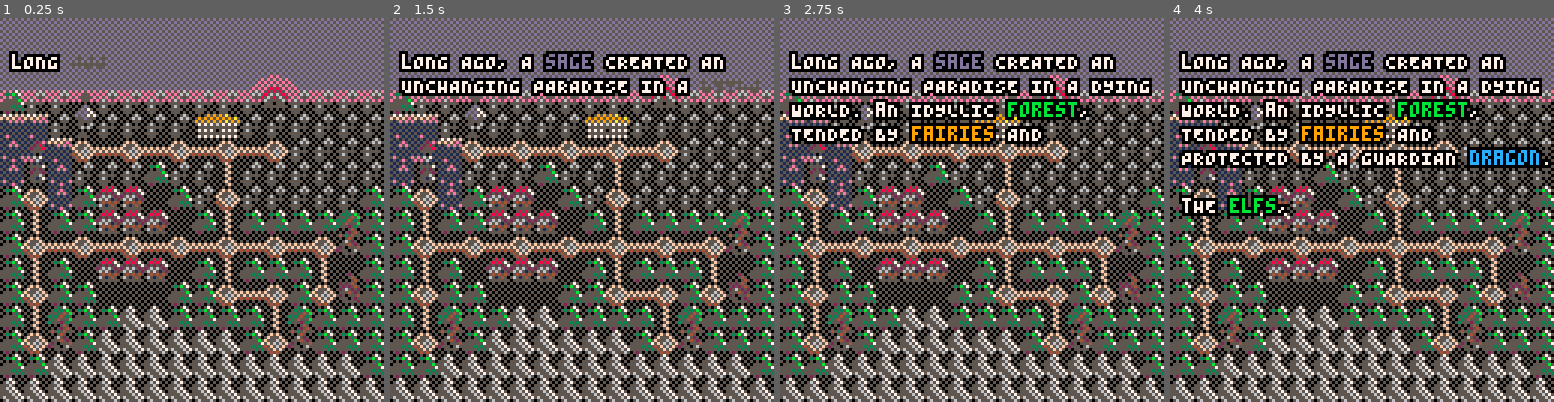
Above: before the commit, frames 1-4 (left to right).
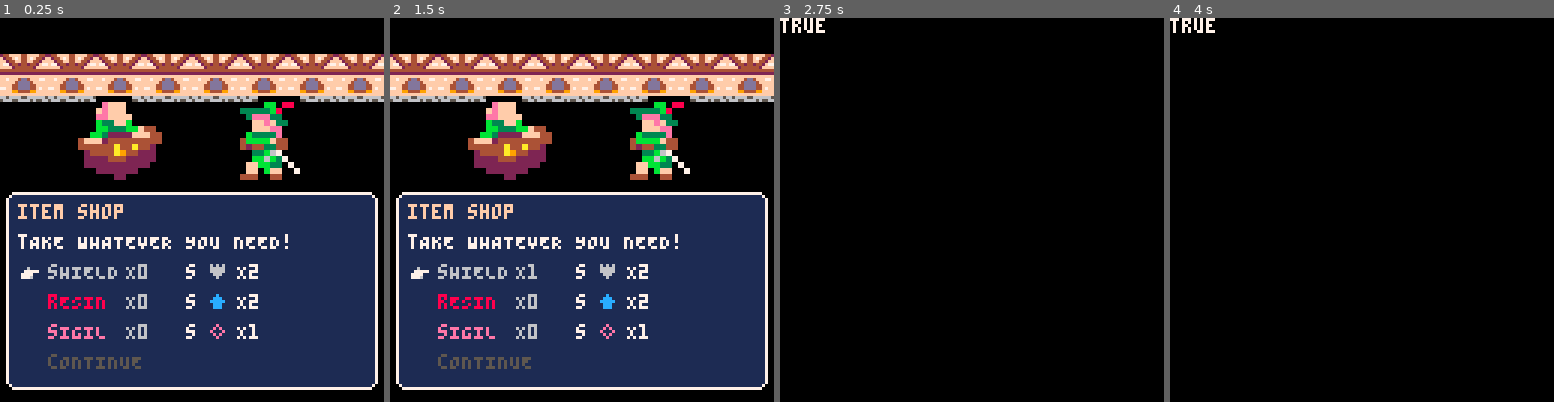
Above: after the commit, the same moments.

Repository: AddisonMink/pico8-prg
Game: PICO-8 cartridge main.p8
Two runs of this game, one before a commit and one after it. Both use one fixed random seed, a clock stepped at 60 frames per second and the inputs below.
Inputs:
- Up to frame 1 (0.25 s): no input
- Up to frame 2 (1.5 s): tap X (X key) at 0.33, 1.07 s; tap O (Z key) at 0.7 s
- Up to frame 3 (2.75 s): hold Right 1.6-2.1 s; tap O (Z key) at 1.7, 2.1, 2.5 s; tap X (X key) at 1.85 s; hold Up 2.15-2.42 s; hold Right from 2.47 s (still down)
- Up to frame 4 (4 s): tap O (Z key) at 2.9, 3.3, 3.7 s; tap X (X key) at 2.97 s; release Right at 3.03 s; hold Left 3.08-3.58 s; hold Down 3.63-3.97 s

The runs differ from the first frame. In frame 1, 94% of the frame differs, in the area x 0-100%, y 0-100%; in frame 2, 94%; in frame 3, 76%; in frame 4, 73%.

Commit message:
add item descriptions to item shop.

Diff:
--- a/item.lua
+++ b/item.lua
@@ -1,6 +1,7 @@
 item_shield = {
   id = 1,
   name = "<c6>Shield",
+  desc = "S <i161>x2",
   compile_effects = function(player, enemy)
     return { { status = "armor", target = player, dur = 2 } }
   end
@@ -9,6 +10,7 @@
 item_resin = {
   id = 2,
   name = "<c8>Resin",
+  desc = "S <i160>x2",
   compile_effects = function(player, enemy)
     return { { status = "strength", target = player, dur = 2 } }
   end
@@ -17,6 +19,7 @@
 item_talisman = {
   id = 3,
   name = "<c14>Sigil",
+  desc = "S <i177>x1",
   compile_effects = function(player, enemy)
     return {
       { status = "dispel", target = player, dur = 1 },
--- a/item_shop.lua
+++ b/item_shop.lua
@@ -4,11 +4,16 @@
   local title = rich_text_parse("<c15>ITEM SHOP")
   local text = rich_text_parse("Take whatever you need!")
 
-  local options = {
+  local names = {
     rich_text_parse(item_shield.name),
     rich_text_parse(item_resin.name),
-    rich_text_parse(item_talisman.name),
-    rich_text_parse("Continue")
+    rich_text_parse(item_talisman.name)
+  }
+
+  local descs = {
+    rich_text_parse(item_shield.desc),
+    rich_text_parse(item_resin.desc),
+    rich_text_parse(item_talisman.desc)
   }
 
   local me = {}
@@ -51,11 +56,16 @@
     rich_text_print(text, x, y)
     y += 10
 
-    for i, option in ipairs(options) do
+    for i = 1, 4 do
       local invalid = not option_valid(i)
-      rich_text_print(option, x + 10, y, invalid and 5)
       if i < 4 then
+        local name = names[i]
+        local desc = descs[i]
+        rich_text_print(name, x + 10, y, invalid and 5)
         print("X" .. global.items[i], x + 36, y, invalid and 5 or 6)
+        rich_text_print(desc, x + 56, y, invalid and 5)
+      else
+        print("cONTINUE", x + 10, y, invalid and 5 or 7)
       end
       if i == index then spr(16, x, y) end
       y += 10
--- a/main.p8
+++ b/main.p8
@@ -20,7 +20,7 @@
 #include overworld.lua
 #include game.lua
 
-dialogue = game_new()
+dialogue = item_shop_new()
 result = nil
 
 function _update()
